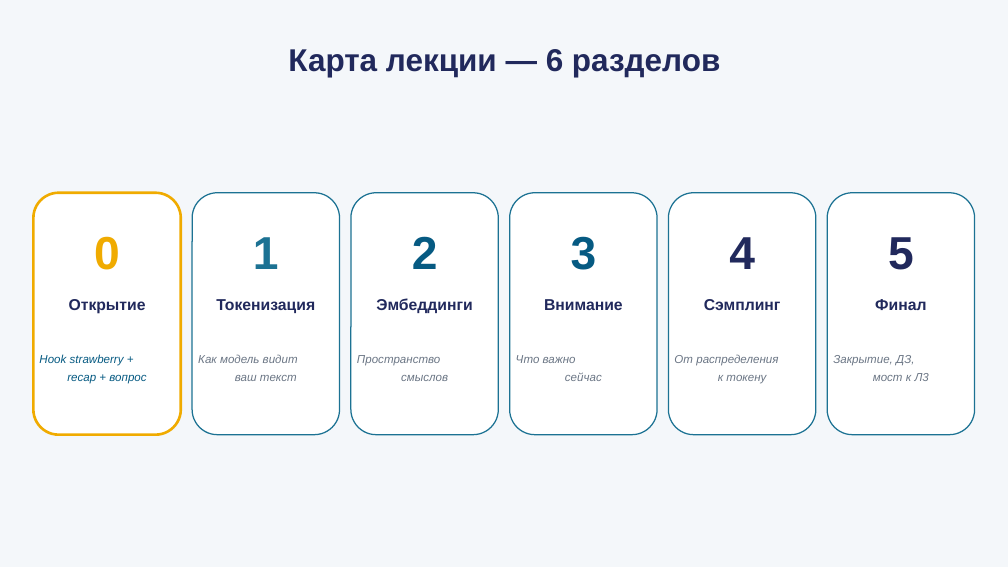
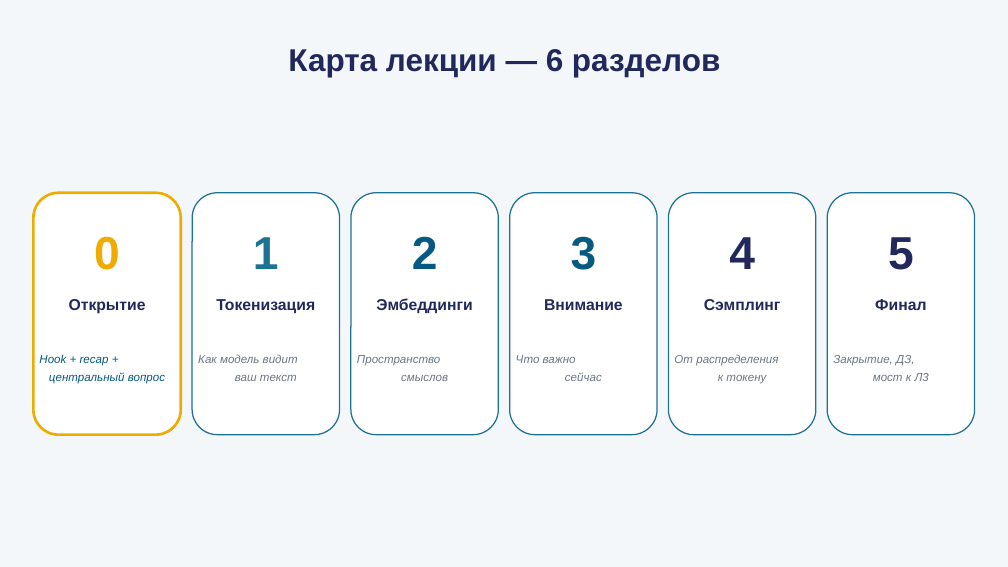
Before and after one commit to tellina-study/AI-usage-lessons, a slide deck: slide 3 of library/lectures/lec-02/rendered/lec-02.pptx. Drawn at 1008x567 pixels with LibreOffice and Linux fonts; fonts in the diff are those of the drawing. Boxes give left, top, right and bottom in pixels: in the first picture for what was removed or moved away, otherwise in the second. Text is boxed around its words. In the diff, an @@ line names an element or a change of style, - is before the commit and + after.

```diff
--- a/library/lectures/lec-02/rendered/lec-02.pptx
+++ b/library/lectures/lec-02/rendered/lec-02.pptx
@@ text at bbox=[39, 354, 165, 384]: text changed @@
-Hook strawberry +
-recap + вопрос
+Hook + recap +
+центральный вопрос
```
Also in this commit, not shown: 5 other slides changed, 5 slides added, 3 slides removed, 47 other files.
